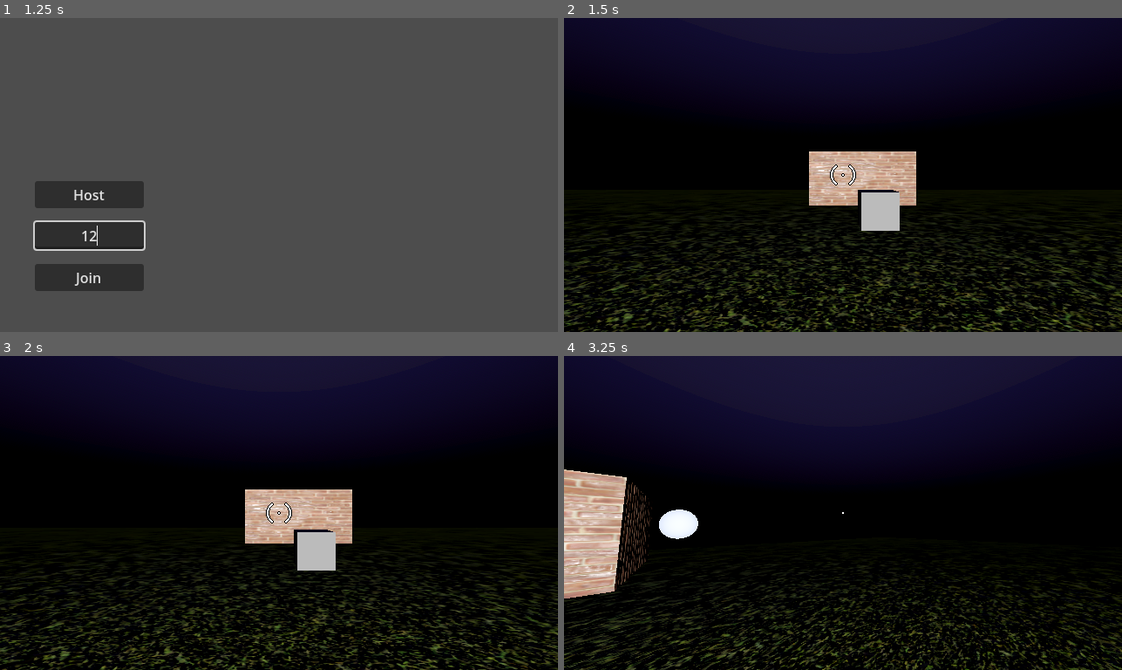
Above: before the commit, frames 1-4 (two rows, left to right).
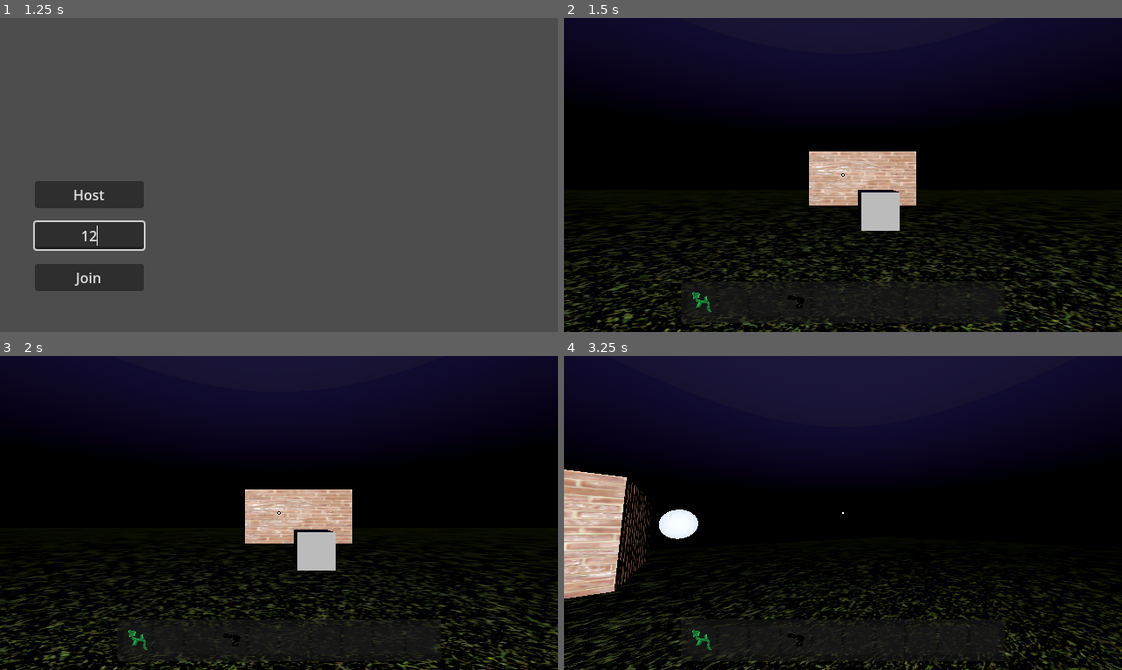
Above: after the commit, the same moments.

Repository: noava/monke-sim
Game: Godot game, scene res://scenes/main_ui.tscn
The game is run twice, just before and just after one commit, with the same random seed, the same clock (stepped at 60 frames per second) and the same inputs.
Inputs (mouse positions are in pixels of both pictures, inside the frame that each line leads up to):
- Up to frame 1 (1.25 s): click (89, 234) at 0.52 s; type "12" at 0.6 s
- Up to frame 2 (1.5 s): click "Host" at 1.25 s
- Up to frame 3 (2 s): no input
- Up to frame 4 (3.25 s): tap Enter at 2 s; move the mouse to (870, 513) at 2.02 s; hold W (move_forward) from 2.03 s (still down); tap Mouse wheel down (MWD) at 2.1 s; tap Space (jump) at 2.27, 3.02 s; move the mouse to (815, 513) at 2.77 s; tap Mouse wheel up (MWU) at 2.85 s

Frame 1 is identical in both runs. In frame 2, 0.9% of the frame differs, in the area x 20-80%, y 46-98%; in frame 3, 0.9%; in frame 4, 0.8%.

Commit message:
Inv System and Icons Added Basic Hotbar. Can be upgraded to multiple items per inv slot. Only able to use items when its the right slot. Added icons for grapple and gun

Diff:
--- /dev/null
+++ b/inventory/inv_ui.gd
@@ -0,0 +1,54 @@
+extends PanelContainer
+
+const Slot = preload("res://inventory/slot.tscn")
+
+@onready var item_grid: HBoxContainer = $MarginContainer/ItemGrid
+
+@onready var hook_controller: HookController = $"../../HookController"
+
+var equipped_item: SlotData = null
+
+
+func populate_item_grid(slot_datas: Array[SlotData]) -> void:
+	for child in item_grid.get_children():
+		child.queue_free()
+
+	for slot_data in slot_datas:
+		var slot = Slot.instantiate()
+		item_grid.add_child(slot)
+
+		if slot_data:
+			slot.set_slot_data(slot_data)
+
+
+func _ready() -> void:
+	var inv_data = preload("res://inventory/player_inv.tres")
+	populate_item_grid(inv_data.slot_datas)
+
+func _input(_event: InputEvent) -> void:
+	for number in range(10):
+		if Input.is_action_just_pressed("number_%d" % number):
+			equip_item(number)
+
+func equip_item(slot_index: int) -> void:
+	for i in item_grid.get_child_count():
+		var s = item_grid.get_child(i)
+		s.get_node("Highlight").visible = false
+
+	if slot_index < item_grid.get_child_count():
+		var slot = item_grid.get_child(slot_index - 1) as PanelContainer
+		slot.get_node("Highlight").visible = true
+
+		if slot and slot.has_method("get_slot_data"):
+			equipped_item = slot.get_slot_data()
+
+			var item_name = equipped_item.item_data.name if equipped_item and equipped_item.item_data else ""
+
+			# Vine Grapple
+			hook_controller.is_enabled = (item_name == "Vine Grapple")
+
+			# TODO: Gun
+
+			# Debugging
+			print("Equipped item from slot:", slot_index)
+			print("Equipped item:", item_name)
--- /dev/null
+++ b/inventory/inv_ui.tscn
@@ -0,0 +1,31 @@
+[gd_scene load_steps=2 format=3 uid="uid://cchpdf1x63oa5"]
+
+[ext_resource type="Script" uid="uid://2gx021v5oj0c" path="res://inventory/inv_ui.gd" id="1_f2u1w"]
+
+[node name="Inv_UI" type="PanelContainer"]
+custom_minimum_size = Vector2(32, 0)
+anchors_preset = 7
+anchor_left = 0.5
+anchor_top = 1.0
+anchor_right = 0.5
+anchor_bottom = 1.0
+offset_left = -178.0
+offset_top = -77.0
+offset_right = 194.0
+offset_bottom = -29.0
+grow_horizontal = 2
+grow_vertical = 0
+size_flags_vertical = 8
+script = ExtResource("1_f2u1w")
+
+[node name="MarginContainer" type="MarginContainer" parent="."]
+layout_mode = 2
+size_flags_horizontal = 4
+size_flags_vertical = 8
+theme_override_constants/margin_left = 8
+theme_override_constants/margin_top = 8
+theme_override_constants/margin_right = 8
+theme_override_constants/margin_bottom = 8
+
+[node name="ItemGrid" type="HBoxContainer" parent="MarginContainer"]
+layout_mode = 2
--- /dev/null
+++ b/inventory/inventory_data.gd
@@ -0,0 +1,4 @@
+extends Resource
+class_name InventoryData
+
+@export var slot_datas: Array[SlotData]
--- /dev/null
+++ b/inventory/item_data.gd
@@ -0,0 +1,5 @@
+extends Resource
+class_name ItemData
+
+@export var name: String = ""
+@export var texture: Texture2D
--- /dev/null
+++ b/inventory/items/gun.tres
@@ -0,0 +1,10 @@
+[gd_resource type="Resource" script_class="ItemData" load_steps=3 format=3 uid="uid://dvuk261ajeroh"]
+
+[ext_resource type="Script" uid="uid://7ox6pynd1cqc" path="res://inventory/item_data.gd" id="1_cb66x"]
+[ext_resource type="Texture2D" uid="uid://ffashoxmyxmo" path="res://inventory/items/gun.png" id="2_bbbxe"]
+
+[resource]
+script = ExtResource("1_cb66x")
+name = "Gun"
+texture = ExtResource("2_bbbxe")
+metadata/_custom_type_script = "uid://7ox6pynd1cqc"
--- /dev/null
+++ b/inventory/items/vine_grapple.tres
@@ -0,0 +1,10 @@
+[gd_resource type="Resource" script_class="ItemData" load_steps=3 format=3 uid="uid://di7df185strvi"]
+
+[ext_resource type="Script" uid="uid://7ox6pynd1cqc" path="res://inventory/item_data.gd" id="1_mek2n"]
+[ext_resource type="Texture2D" uid="uid://cqtd5btkt7qks" path="res://inventory/items/vine.png" id="2_8a104"]
+
+[resource]
+script = ExtResource("1_mek2n")
+name = "Vine Grapple"
+texture = ExtResource("2_8a104")
+metadata/_custom_type_script = "uid://7ox6pynd1cqc"
--- /dev/null
+++ b/inventory/player_inv.tres
@@ -0,0 +1,21 @@
+[gd_resource type="Resource" script_class="InventoryData" load_steps=7 format=3 uid="uid://davkbi7n2d8q3"]
+
+[ext_resource type="Script" uid="uid://d1lcn4uu3b7j3" path="res://inventory/inventory_data.gd" id="1_lpgju"]
+[ext_resource type="Script" uid="uid://cidpd24yqp6no" path="res://inventory/slot_data.gd" id="2_h4yv7"]
+[ext_resource type="Resource" uid="uid://di7df185strvi" path="res://inventory/items/vine_grapple.tres" id="3_gjtu6"]
+[ext_resource type="Resource" uid="uid://dvuk261ajeroh" path="res://inventory/items/gun.tres" id="4_knutq"]
+
+[sub_resource type="Resource" id="Resource_knutq"]
+script = ExtResource("2_h4yv7")
+item_data = ExtResource("3_gjtu6")
+metadata/_custom_type_script = "uid://cidpd24yqp6no"
+
+[sub_resource type="Resource" id="Resource_7fuvg"]
+script = ExtResource("2_h4yv7")
+item_data = ExtResource("4_knutq")
+metadata/_custom_type_script = "uid://cidpd24yqp6no"
+
+[resource]
+script = ExtResource("1_lpgju")
+slot_datas = Array[ExtResource("2_h4yv7")]([SubResource("Resource_knutq"), null, null, SubResource("Resource_7fuvg"), null, null, null, null, null, null])
+metadata/_custom_type_script = "uid://d1lcn4uu3b7j3"
--- /dev/null
+++ b/inventory/slot.gd
@@ -0,0 +1,21 @@
+extends PanelContainer
+
+@onready var texture_rect: TextureRect = $MarginContainer/TextureRect
+
+var slot_data: SlotData = null  # Store the slot data
+
+@onready var highlight: Panel = $Highlight
+
+func _ready() -> void:
+	highlight.visible = false
+
+func set_slot_data(new_slot_data: SlotData) -> void:
+	slot_data = new_slot_data  # Save the slot data
+
+	var item_data = slot_data.item_data
+	texture_rect.texture = item_data.texture
+	tooltip_text = item_data.name
+
+
+func get_slot_data() -> SlotData:
+	return slot_data
--- /dev/null
+++ b/inventory/slot.tscn
@@ -0,0 +1,38 @@
+[gd_scene load_steps=3 format=3 uid="uid://cl4kuaxya8fje"]
+
+[ext_resource type="Script" uid="uid://5jghanjf831m" path="res://inventory/slot.gd" id="1_u4i3g"]
+
+[sub_resource type="StyleBoxFlat" id="StyleBoxFlat_u4i3g"]
+draw_center = false
+border_width_left = 3
+border_width_top = 3
+border_width_right = 3
+border_width_bottom = 3
+border_color = Color(0.664512, 0.835275, 0.873192, 1)
+border_blend = true
+corner_radius_top_left = 3
+corner_radius_top_right = 3
+corner_radius_bottom_right = 3
+corner_radius_bottom_left = 3
+
+[node name="PanelContainer" type="PanelContainer"]
+custom_minimum_size = Vector2(32, 32)
+offset_right = 40.0
+offset_bottom = 40.0
+script = ExtResource("1_u4i3g")
+
+[node name="MarginContainer" type="MarginContainer" parent="."]
+layout_mode = 2
+theme_override_constants/margin_left = 4
+theme_override_constants/margin_top = 4
+theme_override_constants/margin_right = 4
+theme_override_constants/margin_bottom = 4
+
+[node name="TextureRect" type="TextureRect" parent="MarginContainer"]
+layout_mode = 2
+expand_mode = 1
+stretch_mode = 5
+
+[node name="Highlight" type="Panel" parent="."]
+layout_mode = 2
+theme_override_styles/panel = SubResource("StyleBoxFlat_u4i3g")
--- /dev/null
+++ b/inventory/slot_data.gd
@@ -0,0 +1,4 @@
+extends Resource
+class_name SlotData
+
+@export var item_data: ItemData
--- a/project.godot
+++ b/project.godot
@@ -89,3 +89,58 @@
 "events": [Object(InputEventMouseButton,"resource_local_to_scene":false,"resource_name":"","device":-1,"window_id":0,"a …(253 unchanged characters)…
 ]
 }
+inventory={
+"deadzone": 0.2,
+"events": [Object(InputEventKey,"resource_local_to_scene":false,"resource_name":"","device":-1,"window_id":0,"alt_pressed":false,"shift_pressed":false,"ctrl_pressed":false,"meta_pressed":false,"pressed":false,"keycode":0,"physical_keycode":4194306,"key_label":0,"unicode":0,"location":0,"echo":false,"script":null)
+]
+}
+number_1={
+"deadzone": 0.2,
+"events": [Object(InputEventKey,"resource_local_to_scene":false,"resource_name":"","device":-1,"window_id":0,"alt_pressed":false,"shift_pressed":false,"ctrl_pressed":false,"meta_pressed":false,"pressed":false,"keycode":0,"physical_keycode":49,"key_label":0,"unicode":49,"location":0,"echo":false,"script":null)
+]
+}
+number_2={
+"deadzone": 0.2,
+"events": [Object(InputEventKey,"resource_local_to_scene":false,"resource_name":"","device":-1,"window_id":0,"alt_pressed":false,"shift_pressed":false,"ctrl_pressed":false,"meta_pressed":false,"pressed":false,"keycode":0,"physical_keycode":50,"key_label":0,"unicode":50,"location":0,"echo":false,"script":null)
+]
+}
+number_3={
+"deadzone": 0.2,
+"events": [Object(InputEventKey,"resource_local_to_scene":false,"resource_name":"","device":-1,"window_id":0,"alt_pressed":false,"shift_pressed":false,"ctrl_pressed":false,"meta_pressed":false,"pressed":false,"keycode":0,"physical_keycode":51,"key_label":0,"unicode":51,"location":0,"echo":false,"script":null)
+]
+}
+number_4={
+"deadzone": 0.2,
+"events": [Object(InputEventKey,"resource_local_to_scene":false,"resource_name":"","device":-1,"window_id":0,"alt_pressed":false,"shift_pressed":false,"ctrl_pressed":false,"meta_pressed":false,"pressed":false,"keycode":0,"physical_keycode":52,"key_label":0,"unicode":52,"location":0,"echo":false,"script":null)
+]
+}
+number_5={
+"deadzone": 0.2,
+"events": [Object(InputEventKey,"resource_local_to_scene":false,"resource_name":"","device":-1,"window_id":0,"alt_pressed":false,"shift_pressed":false,"ctrl_pressed":false,"meta_pressed":false,"pressed":false,"keycode":0,"physical_keycode":53,"key_label":0,"unicode":53,"location":0,"echo":false,"script":null)
+]
+}
+number_6={
+"deadzone": 0.2,
+"events": [Object(InputEventKey,"resource_local_to_scene":false,"resource_name":"","device":-1,"window_id":0,"alt_pressed":false,"shift_pressed":false,"ctrl_pressed":false,"meta_pressed":false,"pressed":false,"keycode":0,"physical_keycode":54,"key_label":0,"unicode":54,"location":0,"echo":false,"script":null)
+]
+}
+number_7={
+"deadzone": 0.2,
+"events": [Object(InputEventKey,"resource_local_to_scene":false,"resource_name":"","device":-1,"window_id":0,"alt_pressed":false,"shift_pressed":false,"ctrl_pressed":false,"meta_pressed":false,"pressed":false,"keycode":0,"physical_keycode":55,"key_label":0,"unicode":55,"location":0,"echo":false,"script":null)
+]
+}
+number_8={
+"deadzone": 0.2,
+"events": [Object(InputEventKey,"resource_local_to_scene":false,"resource_name":"","device":-1,"window_id":0,"alt_pressed":false,"shift_pressed":false,"ctrl_pressed":false,"meta_pressed":false,"pressed":false,"keycode":0,"physical_keycode":56,"key_label":0,"unicode":56,"location":0,"echo":false,"script":null)
+]
+}
+number_9={
+"deadzone": 0.2,
+"events": [Object(InputEventKey,"resource_local_to_scene":false,"resource_name":"","device":-1,"window_id":0,"alt_pressed":false,"shift_pressed":false,"ctrl_pressed":false,"meta_pressed":false,"pressed":false,"keycode":0,"physical_keycode":57,"key_label":0,"unicode":57,"location":0,"echo":false,"script":null)
+]
+}
+number_0={
+"deadzone": 0.2,
+"events": [Object(InputEventKey,"resource_local_to_scene":false,"resource_name":"","device":-1,"window_id":0,"alt_pressed":false,"shift_pressed":false,"ctrl_pressed":false,"meta_pressed":false,"pressed":false,"keycode":0,"physical_keycode":48,"key_label":0,"unicode":48,"location":0,"echo":false,"script":null)
+]
+}
--- a/scenes/player.tscn
+++ b/scenes/player.tscn
@@ -1,9 +1,10 @@
-[gd_scene load_steps=13 format=3 uid="uid://dox504m0gs4gt"]
+[gd_scene load_steps=14 format=3 uid="uid://dox504m0gs4gt"]
 
 [ext_resource type="Script" uid="uid://jt2mrc0ijup0" path="res://scripts/player.gd" id="1_g2els"]
 [ext_resource type="Script" uid="uid://csfen031fflem" path="res://scripts/hook_controller.gd" id="2_dqkch"]
 [ext_resource type="Script" uid="uid://s2tb0yomgv11" path="res://scripts/player_input.gd" id="2_qhqgy"]
 [ext_resource type="Texture2D" uid="uid://cskw882fffi36" path="res://assets/sprites/hook_available.png" id="4_dqkch"]
+[ext_resource type="PackedScene" uid="uid://cchpdf1x63oa5" path="res://inventory/inv_ui.tscn" id="6_tuyoq"]
 
 [sub_resource type="StandardMaterial3D" id="StandardMaterial3D_v6fml"]
 albedo_color = Color(0.823039, 0.413615, 0.205021, 1)
@@ -92,8 +93,8 @@
 
 [sub_resource type="AnimationLibrary" id="AnimationLibrary_uwk8q"]
 _data = {
-"Crouch": SubResource("Animation_b2ed3"),
-"RESET": SubResource("Animation_wkx32")
+&"Crouch": SubResource("Animation_b2ed3"),
+&"RESET": SubResource("Animation_wkx32")
 }
 
 [sub_resource type="SceneReplicationConfig" id="SceneReplicationConfig_b2ed3"]
@@ -151,7 +152,7 @@
 
 [node name="AnimationPlayer" type="AnimationPlayer" parent="."]
 libraries = {
-"": SubResource("AnimationLibrary_uwk8q")
+&"": SubResource("AnimationLibrary_uwk8q")
 }
 
 [node name="ServerSynchronizer" type="MultiplayerSynchronizer" parent="."]
@@ -184,3 +185,9 @@
 grow_vertical = 2
 mouse_filter = 2
 texture = ExtResource("4_dqkch")
+
+[node name="Inv_UI" parent="HUD" instance=ExtResource("6_tuyoq")]
+offset_left = -186.0
+offset_top = -58.0
+offset_right = 186.0
+offset_bottom = -10.0
--- a/scripts/hook_controller.gd
+++ b/scripts/hook_controller.gd
@@ -12,8 +12,6 @@
 
 @export var shorten_action_name: String = "MWD"## Input Map action name that decreases the length of the rope rest_length; default mouse scroll down
 @export var extend_action_name: String = "MWU"## Input Map action name that increases the length of the rope rest_length; default mouse scroll up
-
-
 
 
 @export_group("References")
@@ -38,8 +36,17 @@
 signal hook_launched()
 signal hook_attached(body)
 signal hook_detached()
+
+var is_enabled := false
+
 func _physics_process(delta: float) -> void:
 	if not is_multiplayer_authority(): return
+
+	if not is_enabled:
+		# Retract when swapping item in hotbar
+		if is_hook_launched:
+			_retract_hook()
+		return
 
 	# Hold to grapple
 	if Input.is_action_pressed(launch_action_name):
--- a/scripts/player.gd
+++ b/scripts/player.gd
@@ -32,7 +32,7 @@
 var throw_force = 20.0
 
 # Crosshair
-@onready var  HOOK_AVAILIBLE_TEXTURE : CompressedTexture2D = preload("res://assets/sprites/hook_available.png")
+@onready var HOOK_AVAILIBLE_TEXTURE : CompressedTexture2D = preload("res://assets/sprites/hook_available.png")
 @onready var HOOK_NOT_AVAILIBLE_TEXTURE : CompressedTexture2D = preload("res://assets/sprites/crosshair.png")
 @onready var crosshair: TextureRect = $HUD/Crosshair
 
@@ -137,7 +137,7 @@
 
 	move_and_slide()
 
-	crosshair.texture = HOOK_AVAILIBLE_TEXTURE if hook_raycast.is_colliding() and not hook_controller.is_hook_launched else HOOK_NOT_AVAILIBLE_TEXTURE
+	crosshair.texture = HOOK_AVAILIBLE_TEXTURE if hook_raycast.is_colliding() and not hook_controller.is_hook_launched and hook_controller.is_enabled else HOOK_NOT_AVAILIBLE_TEXTURE
 
 
 func _headbob(time) -> Vector3:
Not shown, added: inventory/inv_ui.gd.uid
Not shown, added: inventory/inventory_data.gd.uid
Not shown, added: inventory/item_data.gd.uid
Binary file added: inventory/items/gun.png
Not shown, added: inventory/items/gun.png.import
Binary file added: inventory/items/vine.png
Not shown, added: inventory/items/vine.png.import
Not shown, added: inventory/slot.gd.uid
Not shown, added: inventory/slot_data.gd.uid
Not shown: 1 places in scenes/main_ui.tscn that only renumber resources
